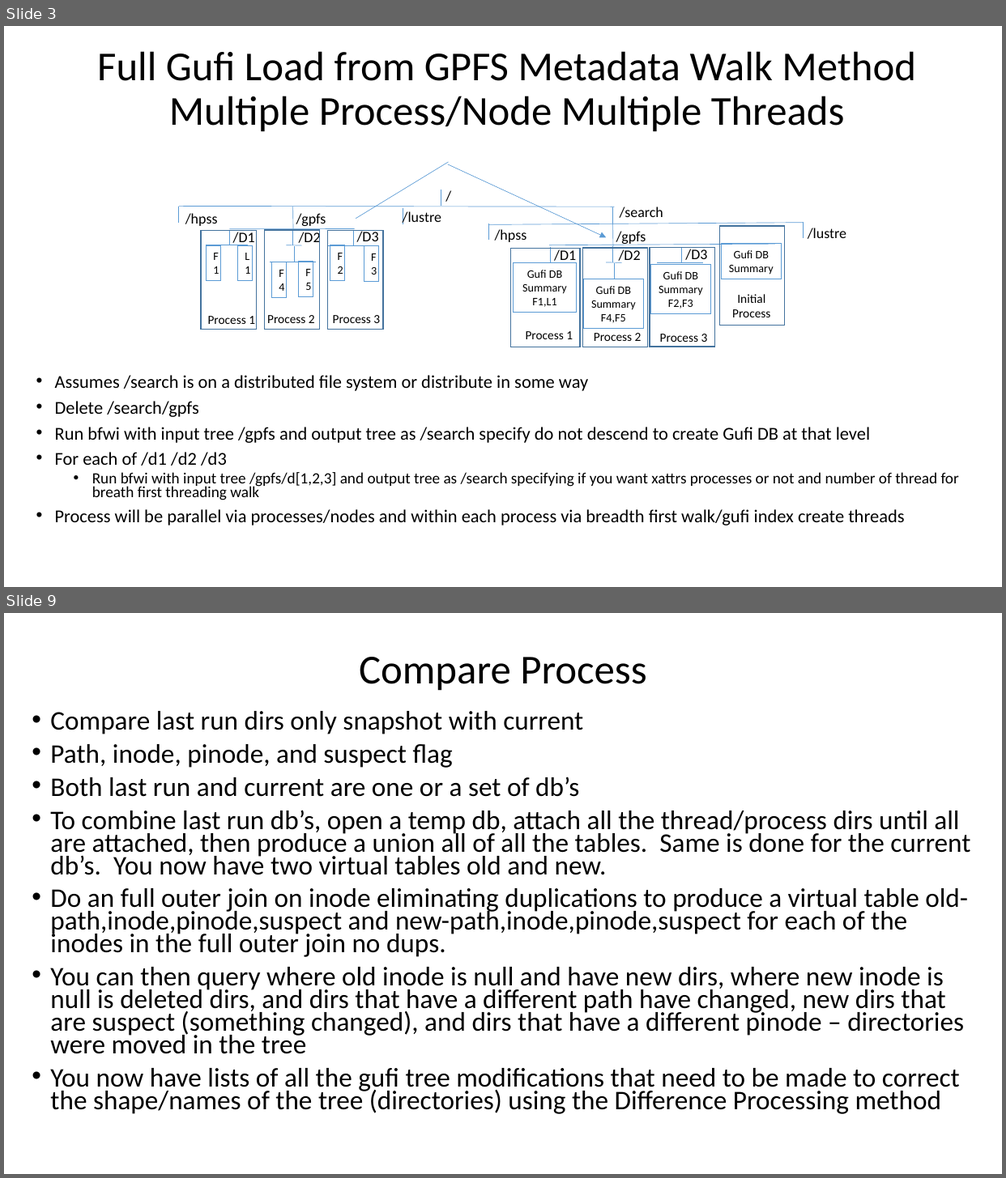
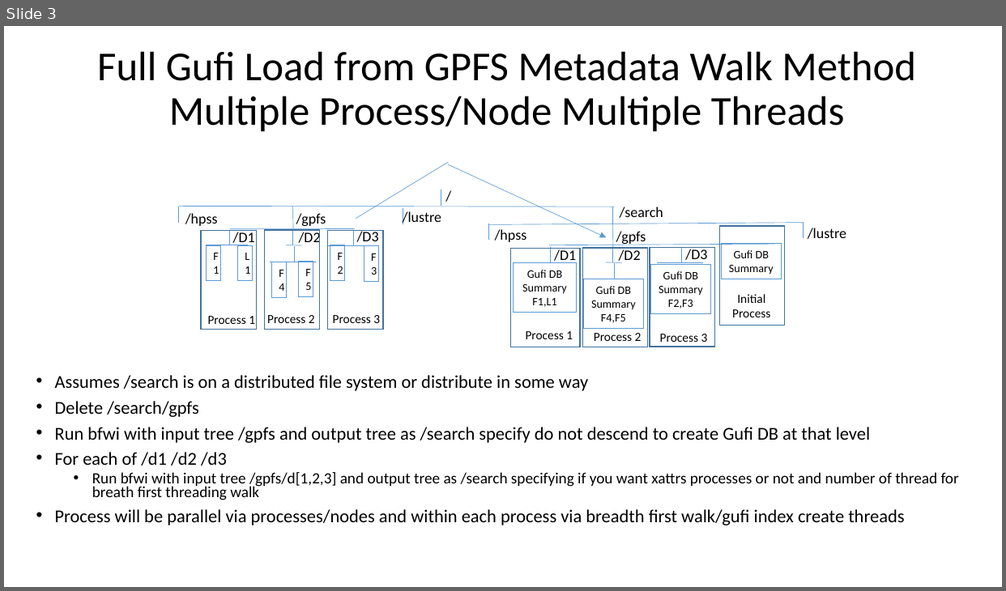
Before and after one commit to mar-file-system/GUFI, a slide deck: docs/GPFStoGUFI.pptx. Shown one above the other, each under a label of ours: slides 3 and 9 before the commit, slide 3 after it; the slides between them are not shown. The pictures are 1006x1178 and 1006x591 pixels, drawn with LibreOffice and Linux fonts; fonts in the diff are those of the drawing. Boxes give left, top, right and bottom in pixels: in the first picture for what was removed or moved away, otherwise in the second. Text is boxed around its words. In the diff, an @@ line names an element or a change of style, - is before the commit and + after.

Commit message:
Gary updated the GPFStoGUFI slides, and provided GUFI-Master.v1  (email of 2018-12-24)
The updates include discussion of recent work on incremental GUFI updates.

```diff
--- a/docs/GPFStoGUFI.pptx
+++ b/docs/GPFStoGUFI.pptx
@@ slide 9 removed at [4,613,1002,1174], background #FFFFFF @@
@@ title removed at [359,657,646,691] @@
-Compare Process
@@ text removed at [50,711,970,1114] @@
-• Compare last run dirs only snapshot with current
-• Path, inode, pinode, and suspect flag
-• Both last run and current are one or a set of db’s
-• To combine last run db’s, open a temp db, attach all the thread/process dirs until all are attached, then produce a union all of all the tables. Same is done for the current db’s. You now have two virtual tables old and new.
-• Do an full outer join on inode eliminating duplications to produce a virtual table old-path,inode,pinode,suspect and new-path,inode,pinode,suspect for each of the inodes in the full outer join no dups.
-• You can then query where old inode is null and have new dirs, where new inode is null is deleted dirs, and dirs that have a different path have changed, new dirs that are suspect (something changed), and dirs that have a different pinode – directories were moved in the tree
-• You now have lists of all the gufi tree modifications that need to be made to correct the shape/names of the tree (directories) using the Difference Processing method
```
Also in this commit, not shown: 2 slides added, 6 other slides removed, 1 other file.
